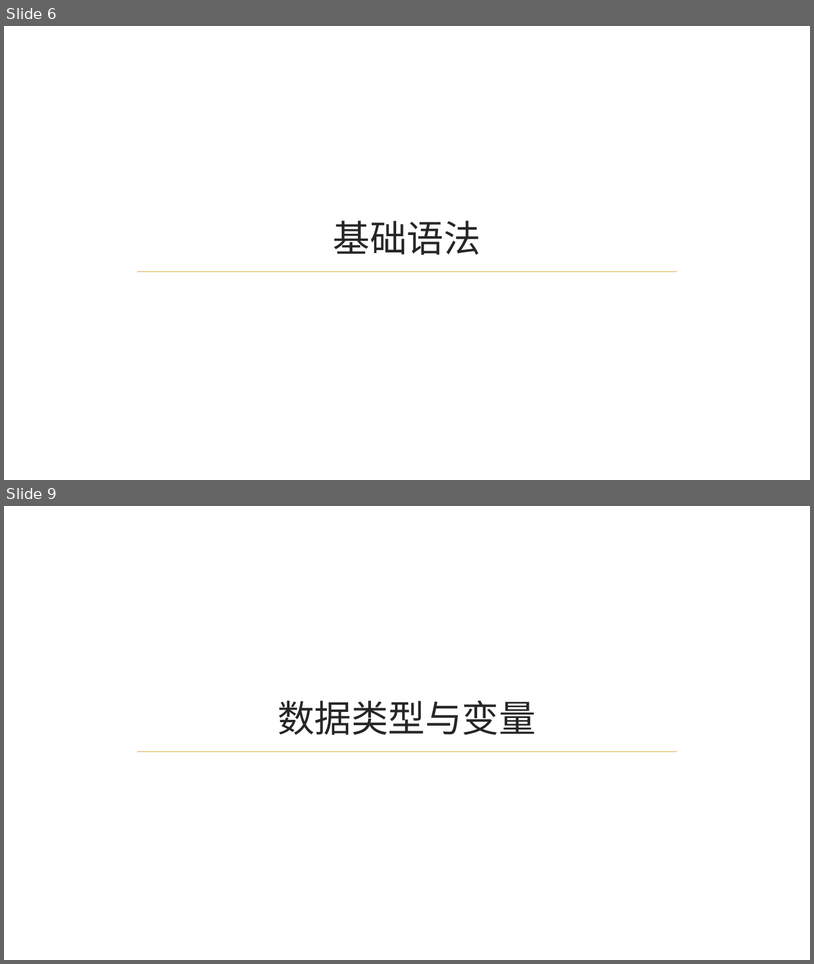
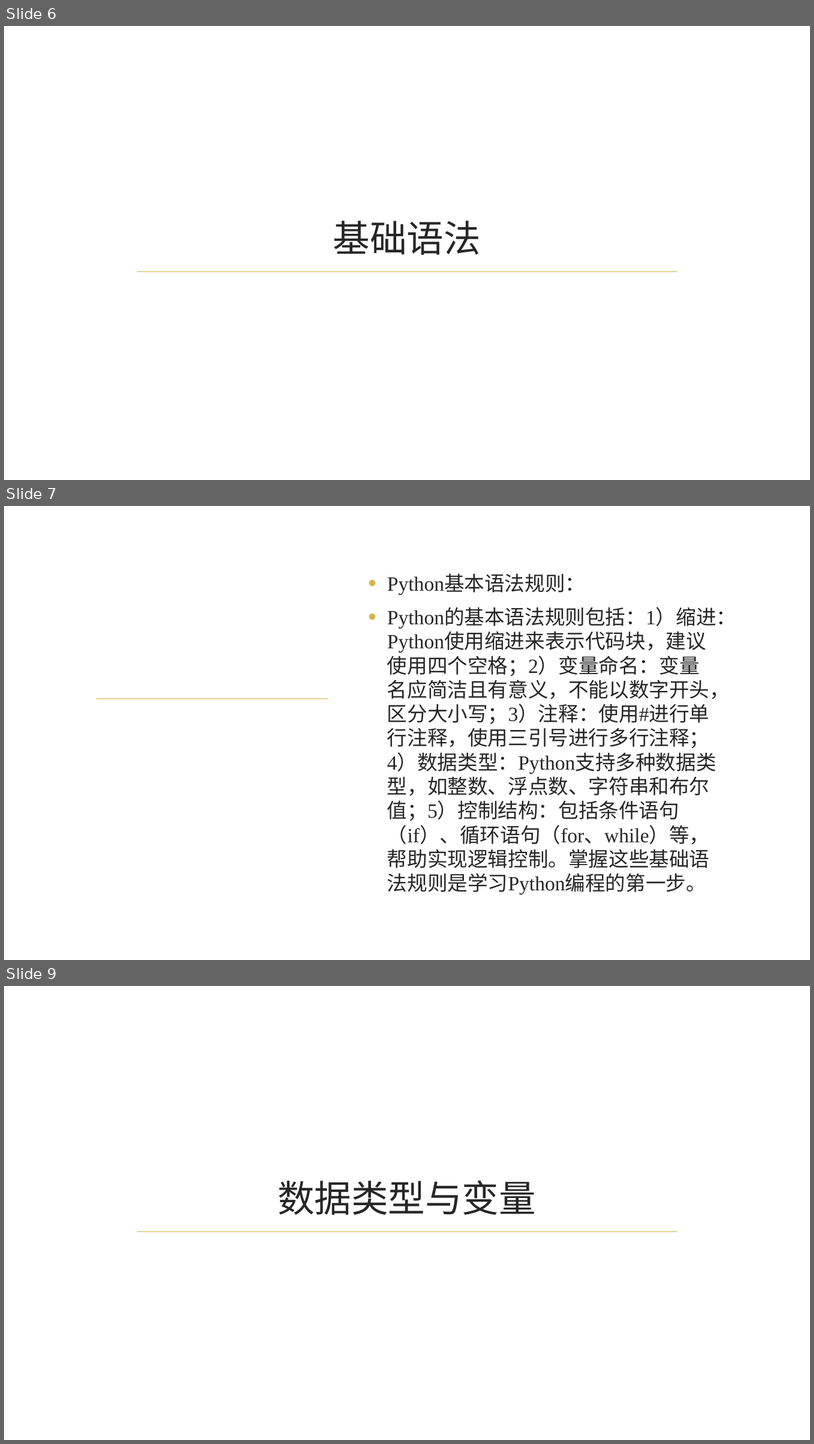
Before and after one commit to EmiyaredA/projects, a slide deck: presentation_generate/ppt_th/GeneratedPresentations/Python教程.pptx. Shown one above the other, each under a label of ours: slides 6 and 9 before the commit, slides 6, 7 and 9 after it; the slides between them are not shown. The pictures are 814x964 and 814x1444 pixels, drawn with LibreOffice and Linux fonts; fonts in the diff are those of the drawing; background and template pictures are left out. Boxes give left, top, right and bottom in pixels: in the first picture for what was removed or moved away, otherwise in the second. Text is boxed around its words. In the diff, an @@ line names an element or a change of style, - is before the commit and + after.

```diff
--- a/presentation_generate/ppt_th/GeneratedPresentations/Python教程.pptx
+++ b/presentation_generate/ppt_th/GeneratedPresentations/Python教程.pptx
@@ slide 7 added at (4,506,810,960), background picture (left out) @@
@@ text added at (387,575,737,895), 24 pt, text #262626 @@
+• Python基本语法规则：
+• Python的基本语法规则包括：1）缩进：Python使用缩进来表示代码块，建议使用四个空格；2）变量命名：变量名应简洁且有意义，不能以数字开头，区分大小写；3）注释：使用#进行单行注释，使用三引号进行多行注释；4）数据类型：Python支持多种数据类型，如整数、浮点数、字符串和布尔值；5）控制结构：包括条件语句（if）、循环语句（for、while）等，帮助实现逻辑控制。掌握这些基础语法规则是学习Python编程的第一步。
@@ line added from (96, 699) to (329, 699), #E8D191 1.25 pt @@
```
Also in this commit, not shown: 22 slides changed, 6 other slides added, 2 slides removed, 7 other files.
